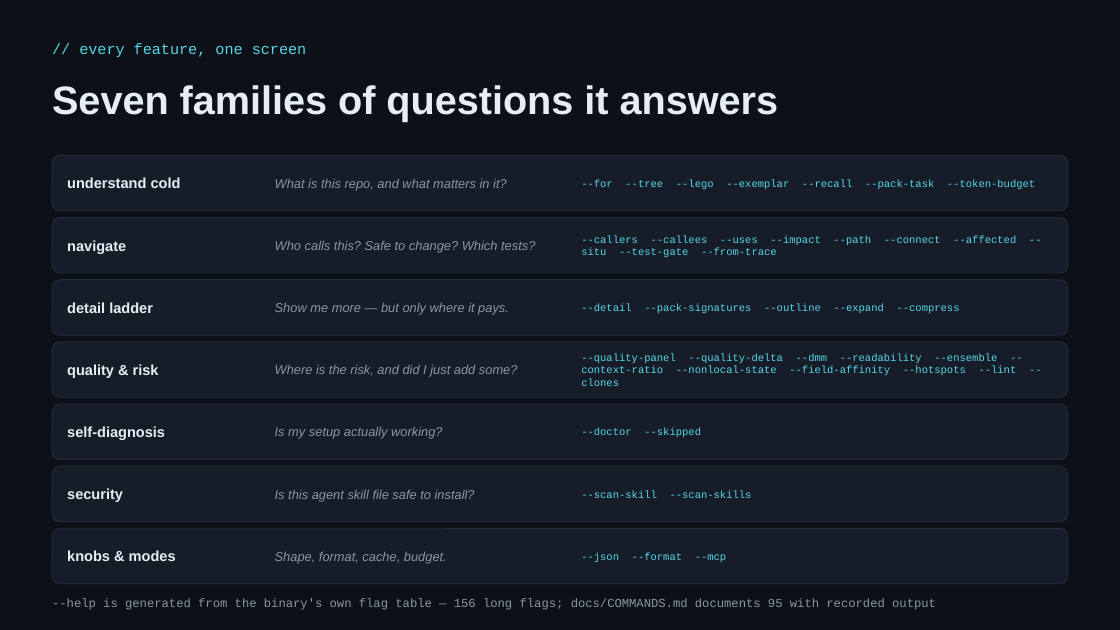
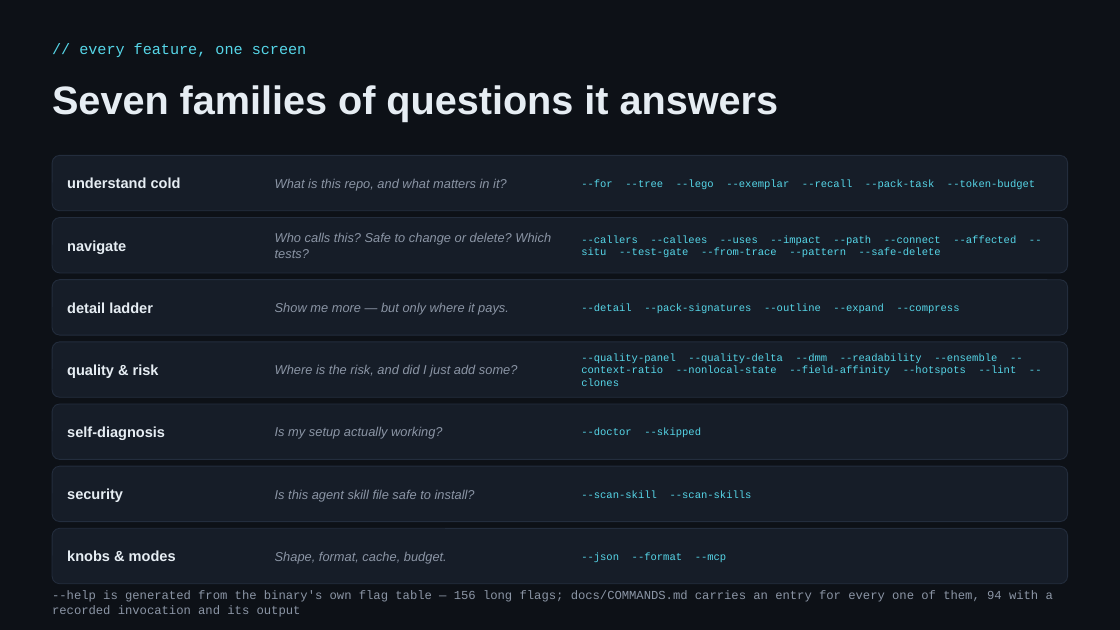
Before and after one commit to redhat-et/ripwire, a slide deck: slide 4 of present/ripwire-showcase.pptx. Drawn at 1120x630 pixels with LibreOffice and Linux fonts; fonts in the diff are those of the drawing. Boxes give left, top, right and bottom in pixels: in the first picture for what was removed or moved away, otherwise in the second. Text is boxed around its words. In the diff, an @@ line names an element or a change of style, - is before the commit and + after.

```diff
--- a/present/ripwire-showcase.pptx
+++ b/present/ripwire-showcase.pptx
@@ text at (275, 233, 551, 258): text changed @@
-Who calls this? Safe to change? Which tests?
+Who calls this? Safe to change or delete? Which tests?
@@ text at (581, 235, 941, 257): text changed @@
---callers --callees --uses --impact --path --connect --affected --situ --test-gate --from-trace
+--callers --callees --uses --impact --path --connect --affected --situ --test-gate --from-trace --pattern --safe-delete
@@ text at (52, 591, 1053, 617): text changed @@
---help is generated from the binary's own flag table — 156 long flags; docs/COMMANDS.md documents 95 with recorded output
+--help is generated from the binary's own flag table — 156 long flags; docs/COMMANDS.md carries an entry for every one of them, 94 with a recorded invocation and its output
```
Also in this commit, not shown: 11 other slides changed, 3 slides added, 4 other files.
